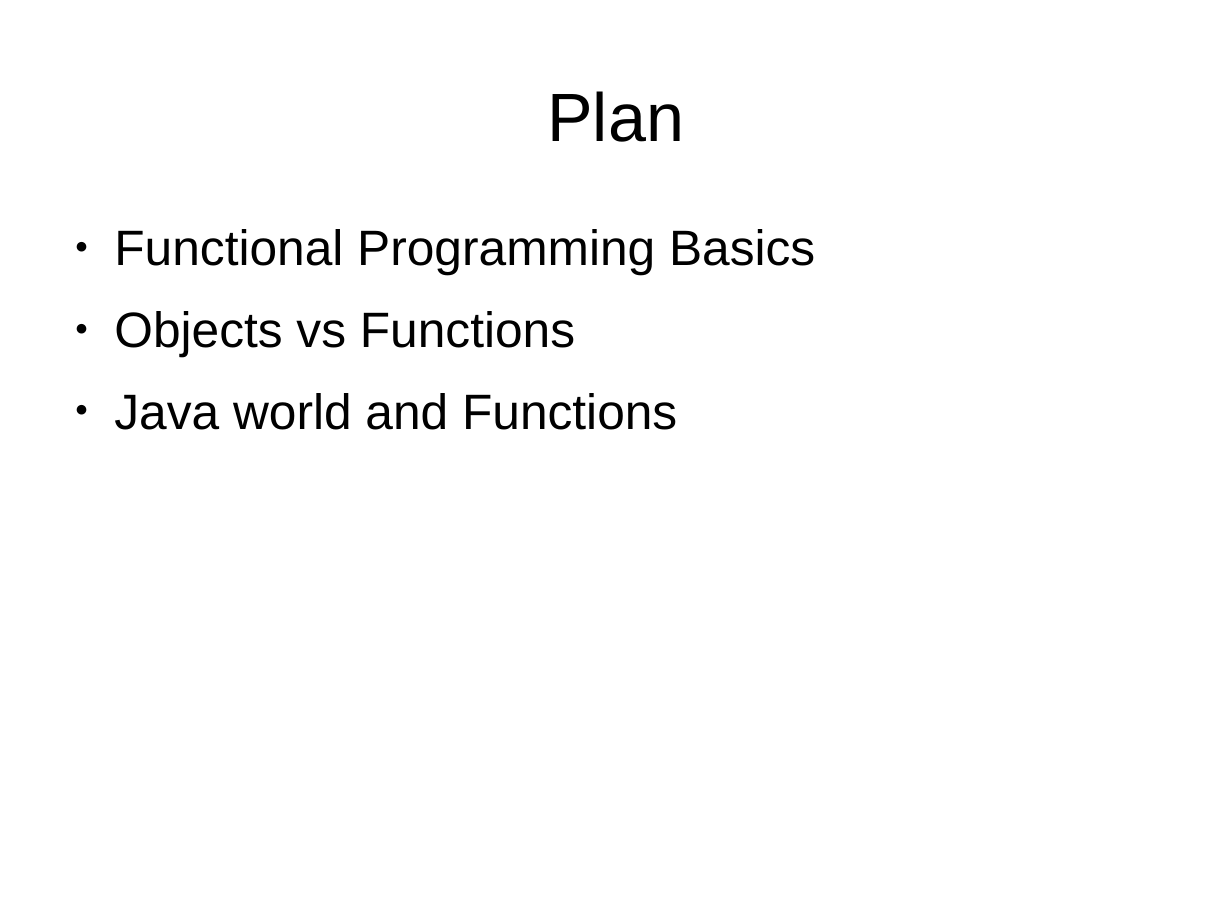
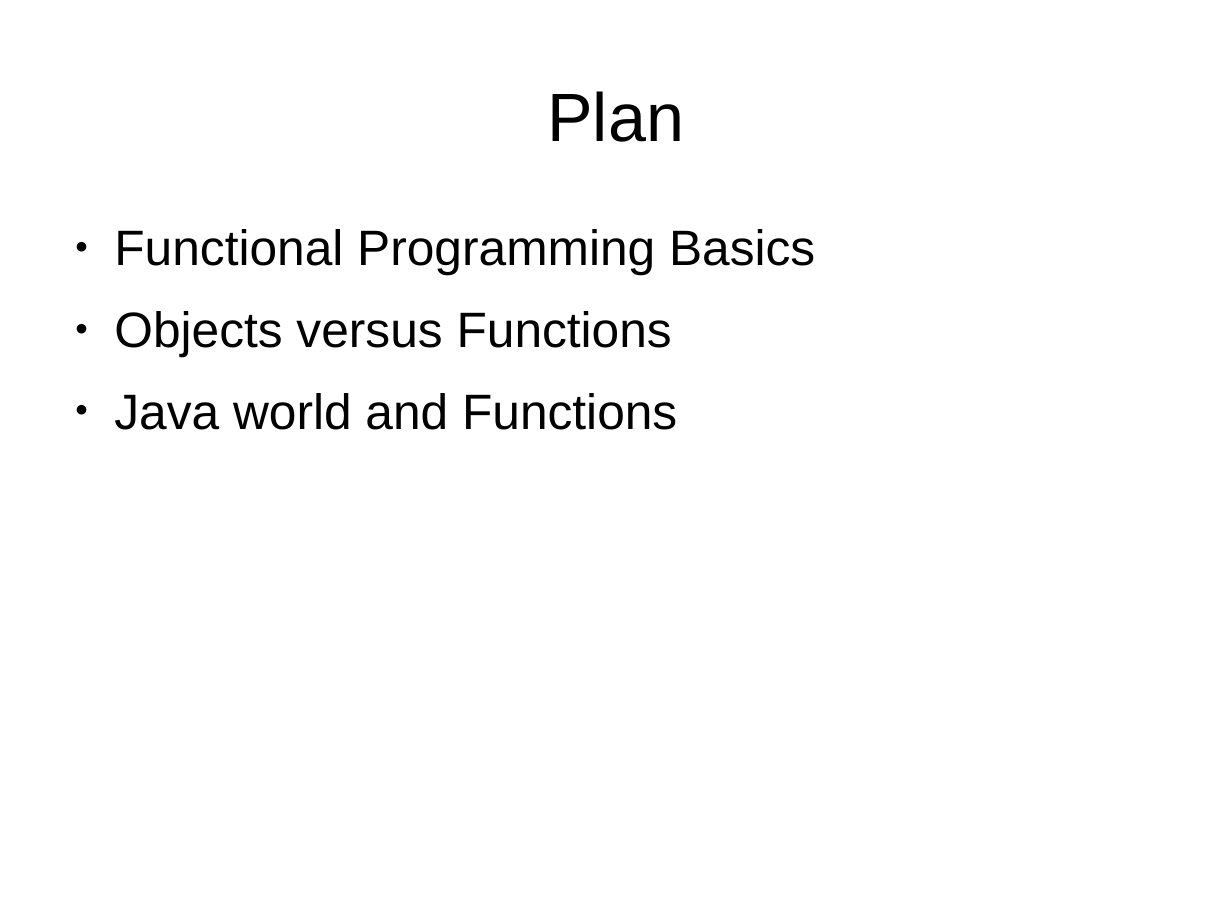
Before and after one commit to Koziolek/warsjawa_2014, a slide deck: slide 2 of beginning_fp/ch1.odp. Drawn at 1232x924 pixels with LibreOffice and Linux fonts; fonts in the diff are those of the drawing. Boxes give left, top, right and bottom in pixels: in the first picture for what was removed or moved away, otherwise in the second. Text is boxed around its words. In the diff, an @@ line names an element or a change of style, - is before the commit and + after.

```diff
--- a/beginning_fp/ch1.odp
+++ b/beginning_fp/ch1.odp
@@ text at (114, 311, 672, 357): text changed @@
-● Objects vs Functions
+● Objects versus Functions
```
Also in this commit, not shown: 1 other slide changed, 8 other files.
